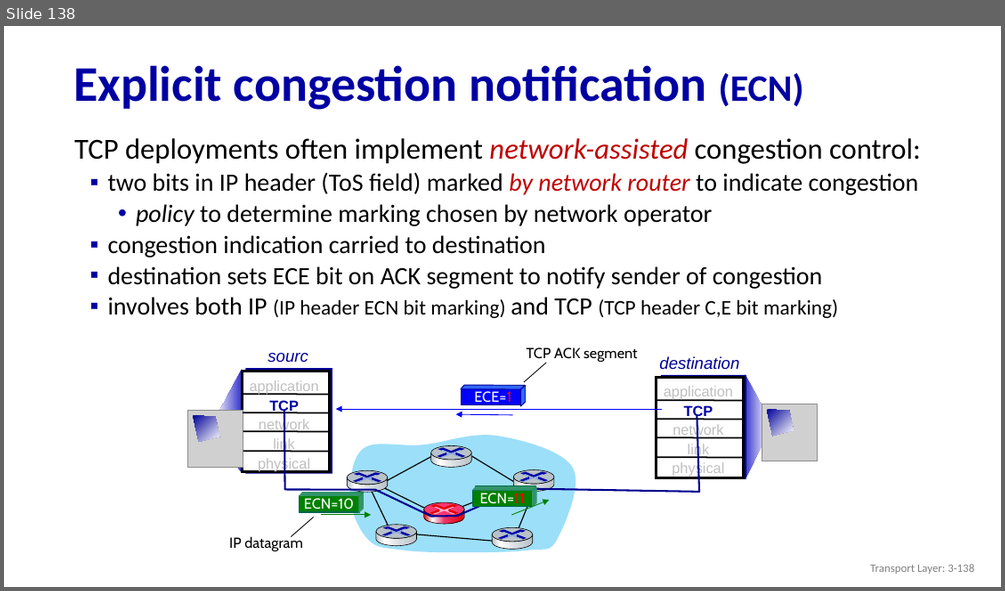
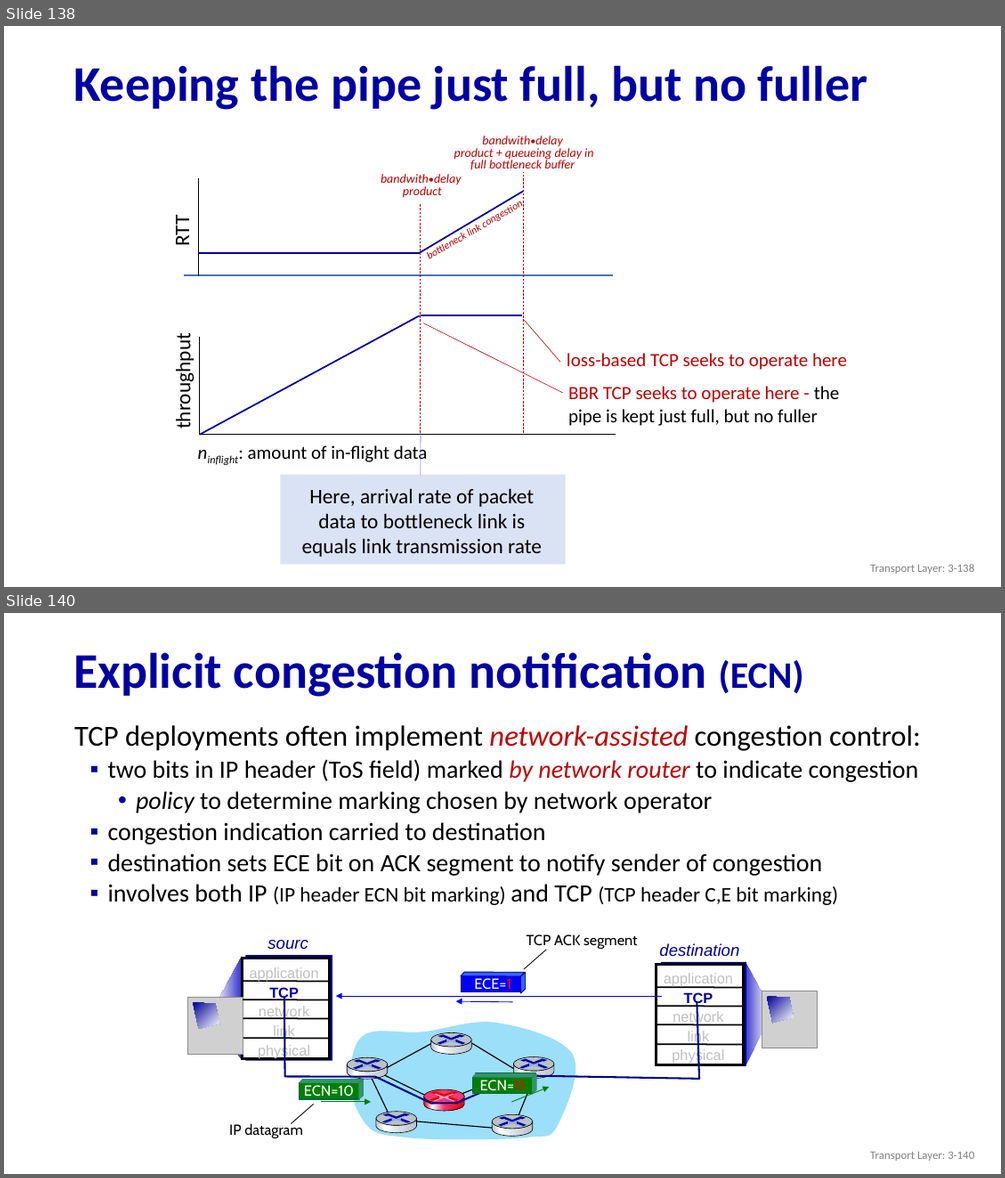
Before and after one commit to huangqy89/cn-2026, a slide deck: static_files/lectures/Chapter_3_v8.2.pptx. Shown one above the other, each under a label of ours: slide 138 before the commit, slides 138 and 140 after it; the slides between them are not shown. The pictures are 1005x591 and 1005x1178 pixels, drawn with LibreOffice and Linux fonts; fonts in the diff are those of the drawing; grey boxes stand for pictures. Boxes give left, top, right and bottom in pixels: in the first picture for what was removed or moved away, otherwise in the second. Text is boxed around its words. In the diff, an @@ line names an element or a change of style, - is before the commit and + after.

```diff
--- a/static_files/lectures/Chapter_3_v8.2.pptx
+++ b/static_files/lectures/Chapter_3_v8.2.pptx
@@ slide 138 added at (4, 26, 1001, 587), background #FFFFFF @@
@@ title added at (73, 65, 867, 110), 48 pt, text #0000A3, bold @@
+Keeping the pipe just full, but no fuller
@@ text added at (454, 135, 593, 170), 12 pt, text #C00000, italic @@
+bandwith•delay
+product + queueing delay in full bottleneck buffer
@@ line added from (198, 178) to (198, 276), #000000 1 pt @@
@@ text added at (380, 174, 461, 198), 12 pt, text #C00000, italic @@
+bandwith•delay
+product
@@ line added from (420, 253) to (523, 192), #0000A3 1.5 pt @@
@@ text added at (170, 217, 194, 245), 20 pt, text #000000 @@
+RTT
@@ line added from (198, 253) to (420, 253), #0000A3 1.5 pt @@
@@ line added from (184, 275) to (614, 275), #4472C4 1 pt @@
@@ group added at (170, 173, 615, 464): 6 lines, 2 texts @@
+throughput
+ninflight: amount of in-flight data
@@ line added from (563, 393) to (423, 323), #C00000 0.5 pt @@
@@ line added from (560, 362) to (525, 320), #C00000 0.5 pt @@
@@ text added at (566, 353, 847, 370), 18 pt, text #C00000 @@
+loss-based TCP seeks to operate here
@@ text added at (568, 386, 839, 426), 18 pt, text #000000 @@
+BBR TCP seeks to operate here - the pipe is kept just full, but no fuller
@@ line added from (421, 475) to (421, 433), #4472C4 0.5 pt @@
@@ rectangle added at (281, 475, 566, 564), fill #DAE3F3 @@
@@ text added at (302, 488, 542, 556), 20 pt, text #000000 @@
+Here, arrival rate of packet data to bottleneck link is equals link transmission rate
@@ text added at (383, 513, 508, 528), 10 pt, text #C00000, italic @@
+bottleneck link congestion
@@ text added at (870, 564, 974, 573), 11 pt, text #808080 @@
+Transport Layer: 3-138
@@ what was slide 138 is now slide 140 @@
@@ text at (870, 1151, 974, 1160): text changed @@
-Transport Layer: 3-138
+Transport Layer: 3-140
```
Also in this commit, not shown: 4 slides changed, 4 other slides added, 3 slides removed, 3 other files.
